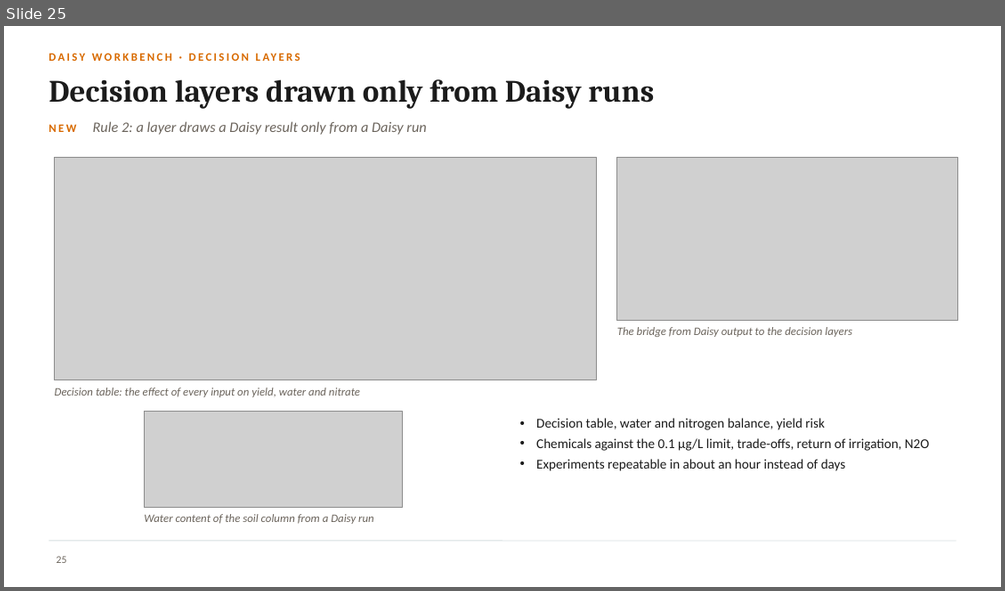
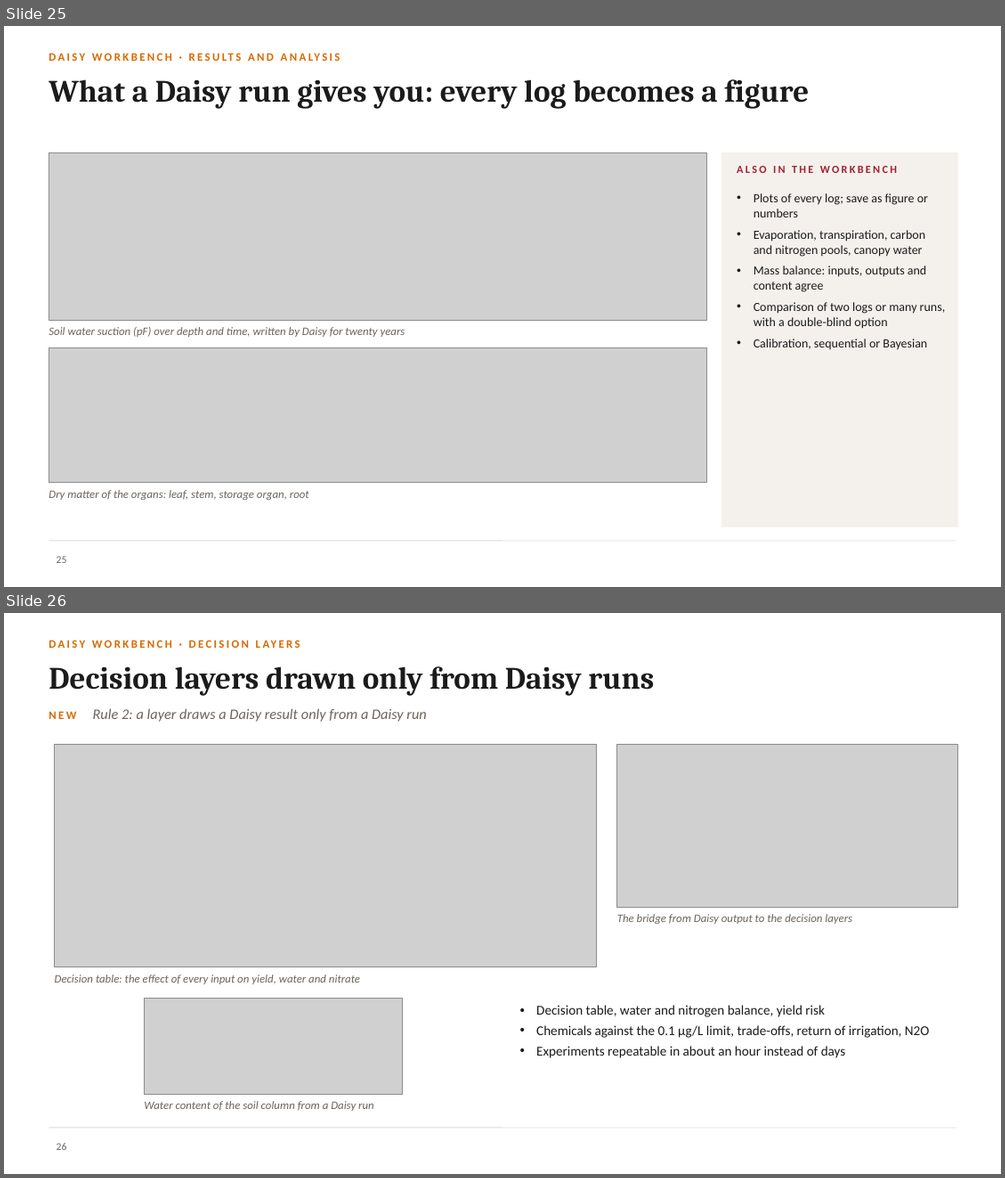
Before and after one commit to halilunaziru73-creator/Coupled-Water-Fluxes-Pore-Scale-Dynamics-Precision-Irrigation-Mulching-Feedback-Loops, a slide deck: Manuscripts/pdf/Supplementary/SWAFL_Presentation.pptx. Shown one above the other, each under a label of ours: slide 25 before the commit, slides 25 and 26 after it. The pictures are 1005x591 and 1005x1178 pixels, drawn with LibreOffice and Linux fonts; fonts in the diff are those of the drawing; grey boxes stand for pictures; background and template pictures are left out. Boxes give left, top, right and bottom in pixels: in the first picture for what was removed or moved away, otherwise in the second. Text is boxed around its words. In the diff, an @@ line names an element or a change of style, - is before the commit and + after.

Commit message:
Presentation: real Daisy run figures, field sketch and pipe network slide, version 1.1.0 news, layer counts as in the description

```diff
--- a/Manuscripts/pdf/Supplementary/SWAFL_Presentation.pptx
+++ b/Manuscripts/pdf/Supplementary/SWAFL_Presentation.pptx
@@ slide 25 added at <box>4,26,1001,587</box>, background #FFFFFF; not listed: 1 template element that a slide beside it also shows @@
@@ text added at <box>48,50,722,72</box>, 11 pt, text #D86A00, bold @@
+DAISY WORKBENCH · RESULTS AND ANALYSIS
@@ title added at <box>48,79,809,109</box>, 30 pt, text #1B1B1B, bold @@
+What a Daisy run gives you: every log becomes a figure
@@ picture added at <box>48,153,707,320</box> @@
@@ rectangle added at <box>722,153,957,527</box>, fill #F4F1EC, outline #F4F1EC 1 pt @@
@@ text added at <box>736,166,897,173</box>, 10.5 pt, text #A31F34, bold @@
+ALSO IN THE WORKBENCH
@@ text added at <box>753,193,946,350</box>, 12 pt, text #1B1B1B @@
+• Plots of every log; save as figure or numbers
+• Evaporation, transpiration, carbon and nitrogen pools, canopy water
+• Mass balance: inputs, outputs and content agree
+• Comparison of two logs or many runs, with a double-blind option
+• Calibration, sequential or Bayesian
@@ text added at <box>48,327,405,337</box>, 11 pt, text #6B645C, italic @@
+Soil water suction (pF) over depth and time, written by Daisy for twenty years
@@ picture added at <box>48,347,707,483</box> @@
@@ text added at <box>48,490,309,499</box>, 11 pt, text #6B645C, italic @@
+Dry matter of the organs: leaf, stem, storage organ, root
@@ page number added at <box>57,556,67,563</box>, 10 pt, text #6B645C @@
+25
@@ what was slide 25 is now slide 26 @@
@@ page number at <box>57,1143,67,1150</box>: text changed @@
-25
+26
```
Also in this commit, not shown: 3 slides changed, 1 other slide added, 1 slide removed.
